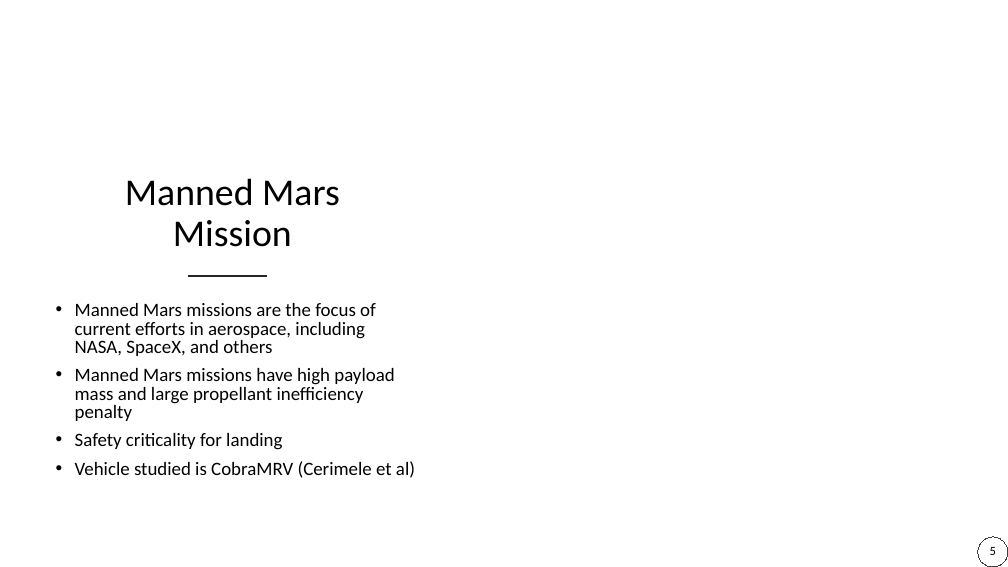
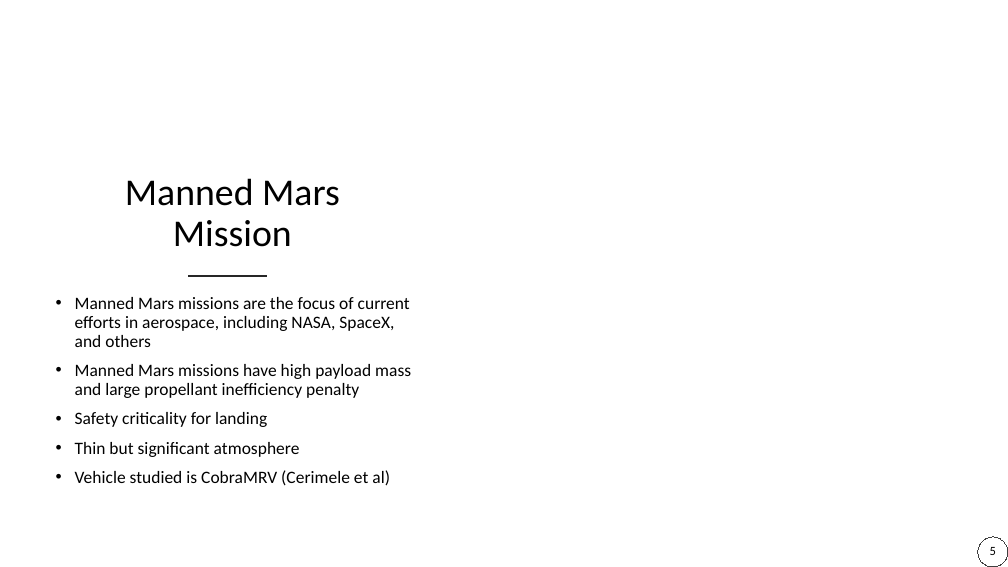
Before and after one commit to ldstrohl/Thesis, a slide deck: slide 5 of Written/Defense/Defense.pptx. Drawn at 1008x567 pixels with LibreOffice and Linux fonts; fonts in the diff are those of the drawing; background and template pictures are left out. Boxes give left, top, right and bottom in pixels: in the first picture for what was removed or moved away, otherwise in the second. Text is boxed around its words. In the diff, an @@ line names an element or a change of style, - is before the commit and + after.

```diff
--- a/Written/Defense/Defense.pptx
+++ b/Written/Defense/Defense.pptx
@@ text at bbox=[75, 297, 411, 486]: size 18 to 16.6 pt in "Manned Mars missions are the focus of ...", "Manned Mars missions have high payload mass ...", "Safety criticality for landing", "Vehicle studied is CobraMRV (Cerimele et al)"; line spacing 0.8 to 0.9 @@
@@ text at bbox=[75, 442, 300, 457]: paragraph added @@
+• Thin but significant atmosphere
```
Also in this commit, not shown: 6 slides added.
